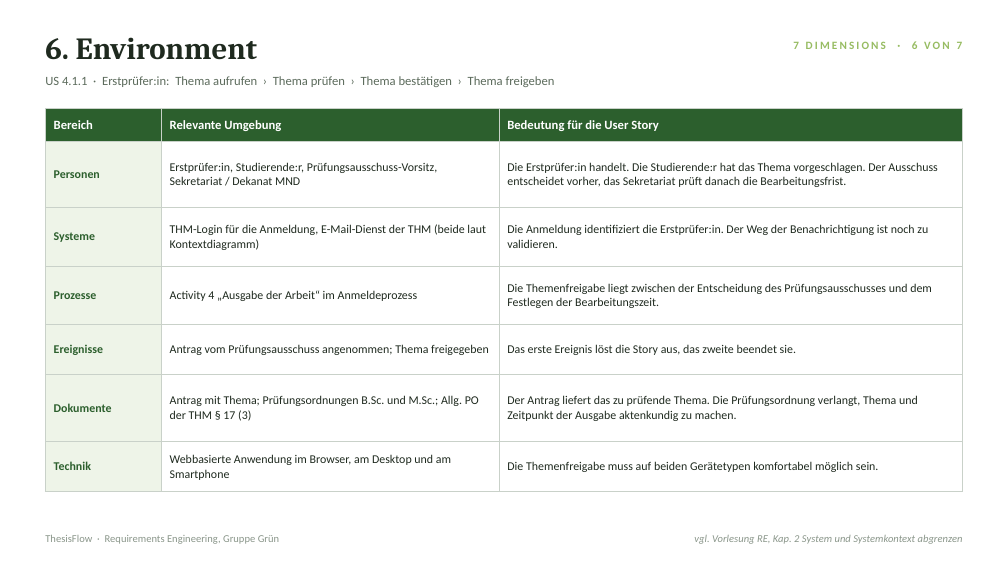
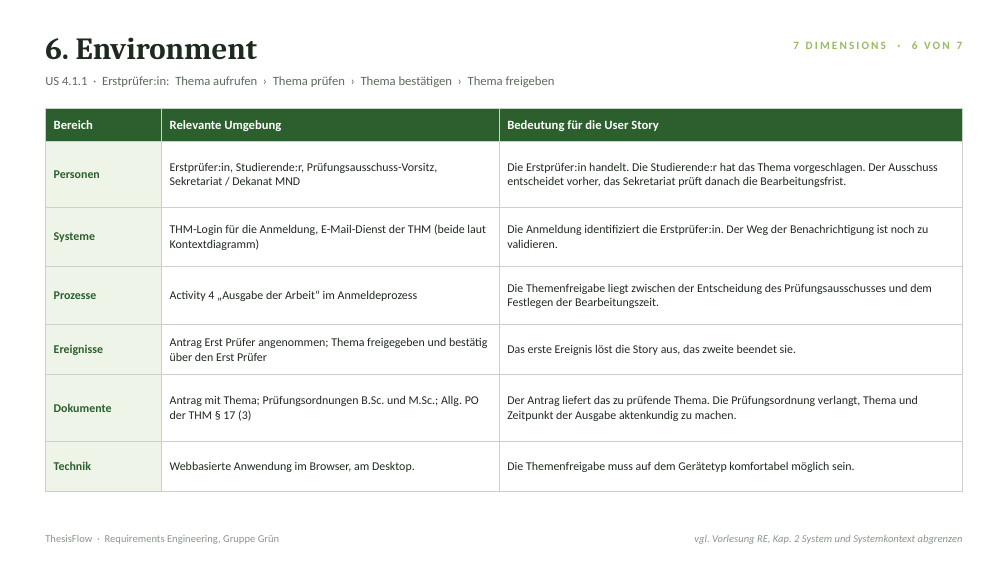
Before and after one commit to Gsng875/WK_1610-Requirements-Engineering-WPF-Gruppe-Gruen, a slide deck: slide 7 of D2D User Story/7_Dimensions_Erstpruefer_Themenfreigabe.pptx. Drawn at 1008x567 pixels with LibreOffice and Linux fonts; fonts in the diff are those of the drawing. Boxes give left, top, right and bottom in pixels: in the first picture for what was removed or moved away, otherwise in the second. Text is boxed around its words. In the diff, an @@ line names an element or a change of style, - is before the commit and + after.

```diff
--- a/D2D User Story/7_Dimensions_Erstpruefer_Themenfreigabe.pptx
+++ b/D2D User Story/7_Dimensions_Erstpruefer_Themenfreigabe.pptx
@@ table at (x1=45, y1=109, x2=963, y2=492) @@
-row 5, column 2: Antrag vom Prüfungsausschuss angenommen; Thema freigegeben
+row 5, column 2: Antrag Erst Prüfer angenommen; Thema freigegeben und bestätig über den Erst Prüfer
-row 7, column 2: Webbasierte Anwendung im Browser, am Desktop und am Smartphone
+row 7, column 2: Webbasierte Anwendung im Browser, am Desktop.
-row 7, column 3: Die Themenfreigabe muss auf beiden Gerätetypen komfortabel möglich sein.
+row 7, column 3: Die Themenfreigabe muss auf dem Gerätetyp komfortabel möglich sein.
```
Also in this commit, not shown: 3 other slides changed, 1 slide removed.
